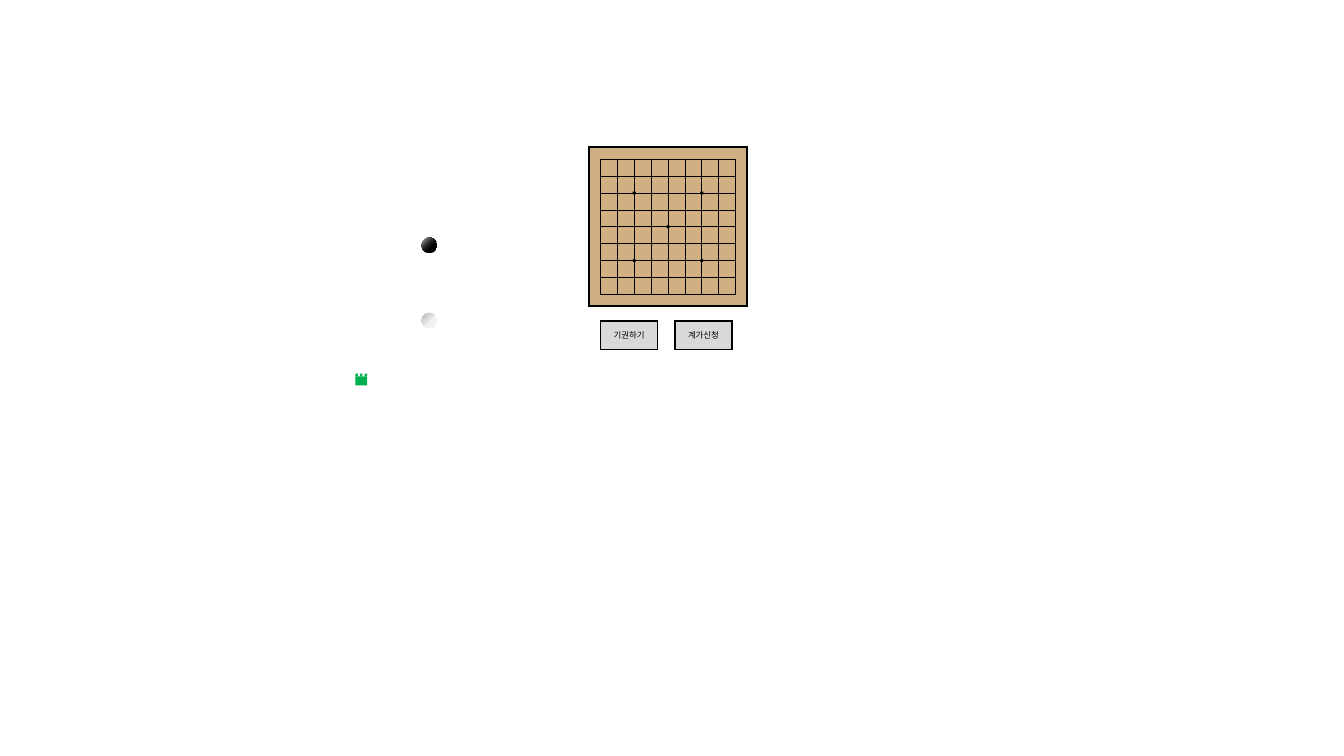
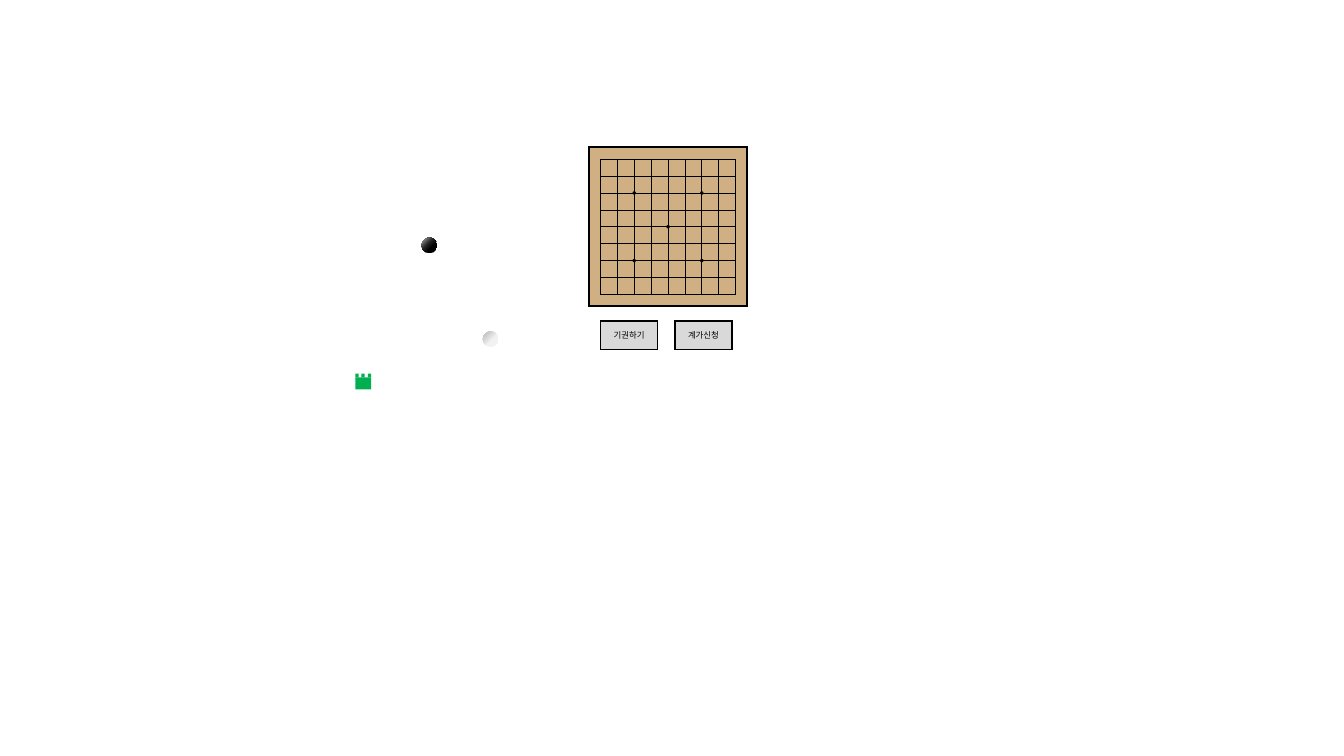
Before and after one commit to kage3175/Great_Kindom_test, a slide deck: slide 1 of img/프레젠테이션1.pptx. Drawn at 1344x756 pixels with LibreOffice and Linux fonts; fonts in the diff are those of the drawing. Boxes give left, top, right and bottom in pixels: in the first picture for what was removed or moved away, otherwise in the second. Text is boxed around its words. In the diff, an @@ line names an element or a change of style, - is before the commit and + after.

```diff
--- a/img/프레젠테이션1.pptx
+++ b/img/프레젠테이션1.pptx
@@ ellipse: place and size @@
-ellipse at box(421, 313, 438, 329)
+ellipse at box(483, 332, 499, 348)
@@ rectangle: place and size @@
-rectangle at box(355, 377, 367, 386)
+rectangle at box(355, 377, 371, 389)
@@ rectangle: place and size @@
-rectangle at box(365, 374, 367, 377)
+rectangle at box(368, 374, 371, 378)
```
Also in this commit, not shown: 3 other files.
